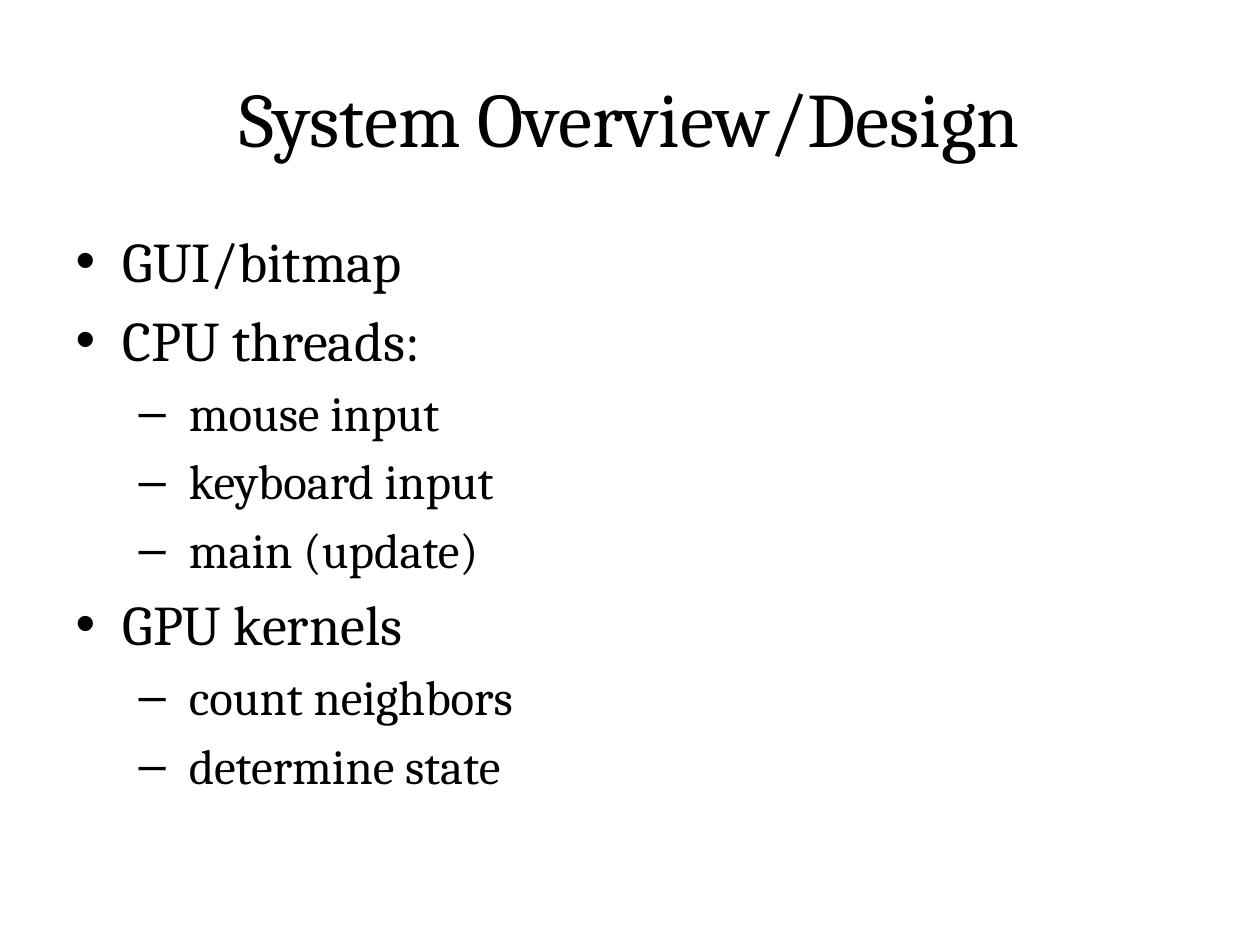
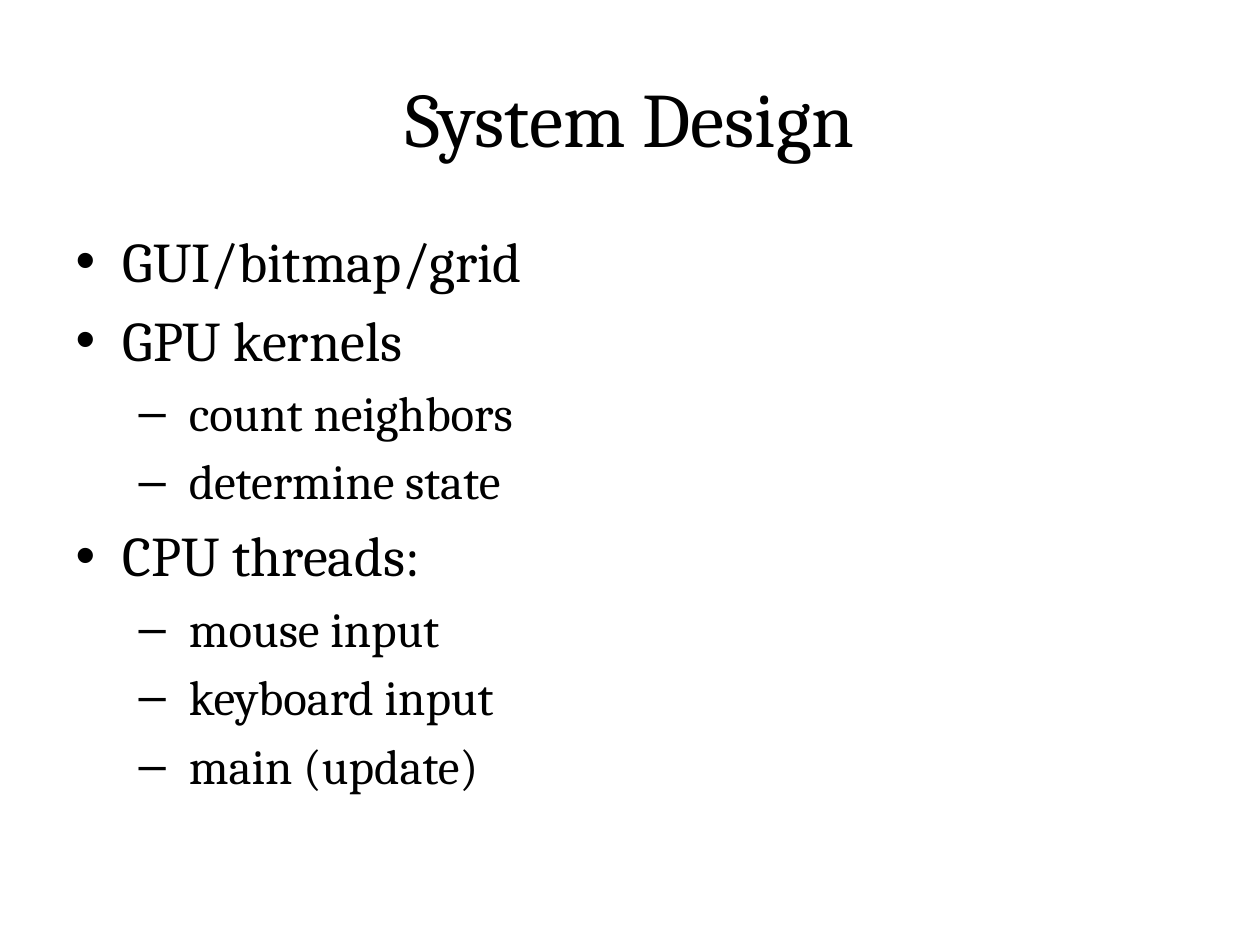
Before and after one commit to blinderm/game-of-life, a slide deck: slide 4 of presentation/CSC213_presentation.pptx. Drawn at 1260x945 pixels with LibreOffice and Linux fonts; fonts in the diff are those of the drawing. Boxes give left, top, right and bottom in pixels: in the first picture for what was removed or moved away, otherwise in the second. Text is boxed around its words. In the diff, an @@ line names an element or a change of style, - is before the commit and + after.

```diff
--- a/presentation/CSC213_presentation.pptx
+++ b/presentation/CSC213_presentation.pptx
@@ title at [405, 95, 855, 164]: text changed @@
-System Overview/Design
+System Design
@@ text at [123, 243, 522, 500]: text changed; size 32 to 28 pt @@
-• GUI/bitmap
+• GUI/bitmap/grid
+• GPU kernels
+  – count neighbors
+  – determine state
@@ text at [123, 606, 513, 785]: paragraphs removed @@
-• GPU kernels
-  – count neighbors
-  – determine state
```
Also in this commit, not shown: 6 other slides changed, 1 slide added, 4 slides removed.
